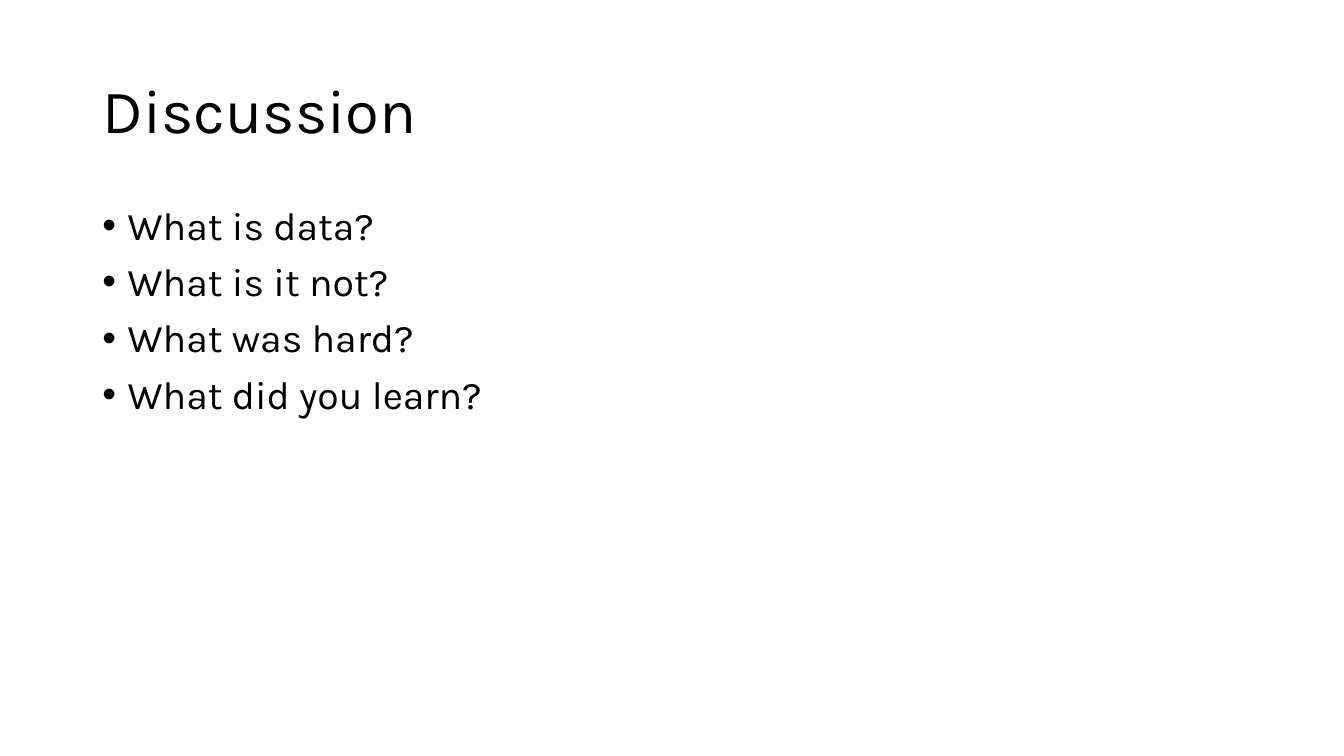
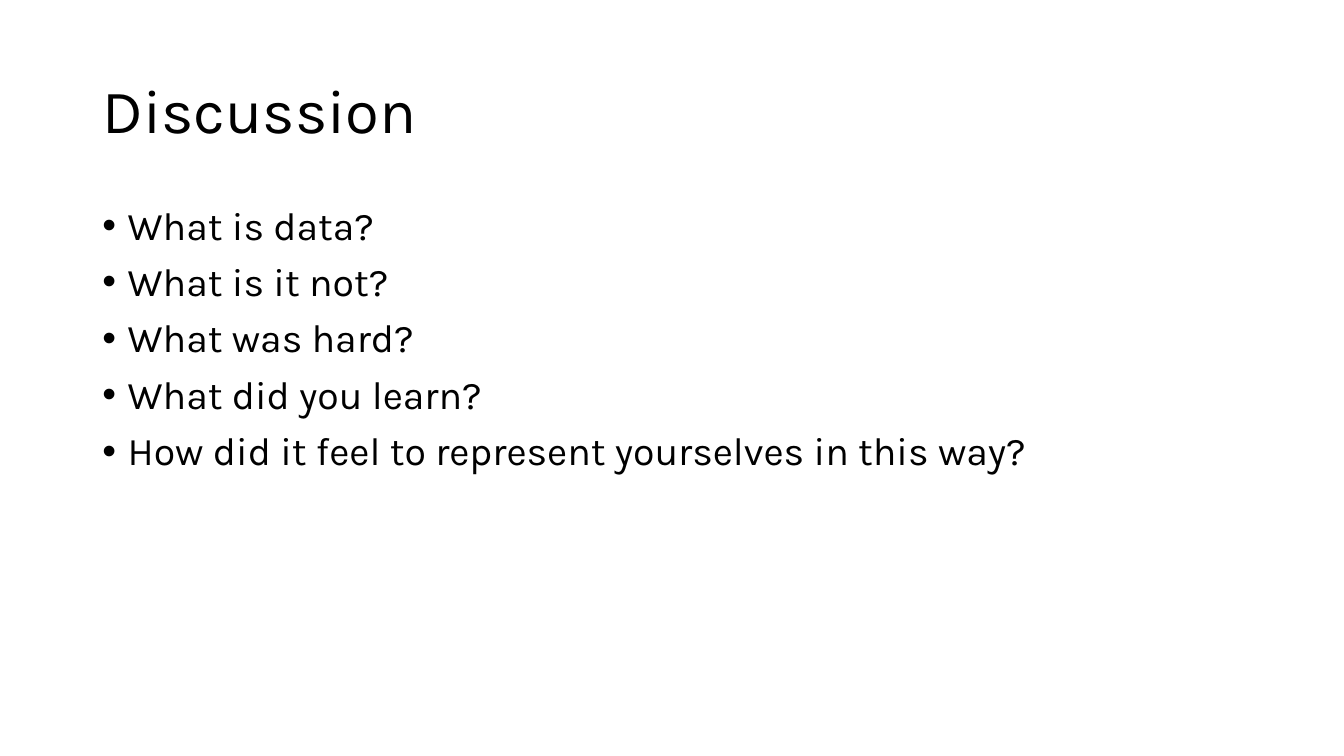
Before and after one commit to walshbr/data-for-the-rest-of-us, a slide deck: slide 4 of resources/week-1/intro.pptx. Drawn at 1344x756 pixels with LibreOffice and Linux fonts; fonts in the diff are those of the drawing. Boxes give left, top, right and bottom in pixels: in the first picture for what was removed or moved away, otherwise in the second. Text is boxed around its words. In the diff, an @@ line names an element or a change of style, - is before the commit and + after.

```diff
--- a/resources/week-1/intro.pptx
+++ b/resources/week-1/intro.pptx
@@ text at <box>128,438,1026,475</box>: paragraph added @@
+• How did it feel to represent yourselves in this way?
```
Also in this commit, not shown: 3 other slides changed, 2 slides added, 2 other files.
